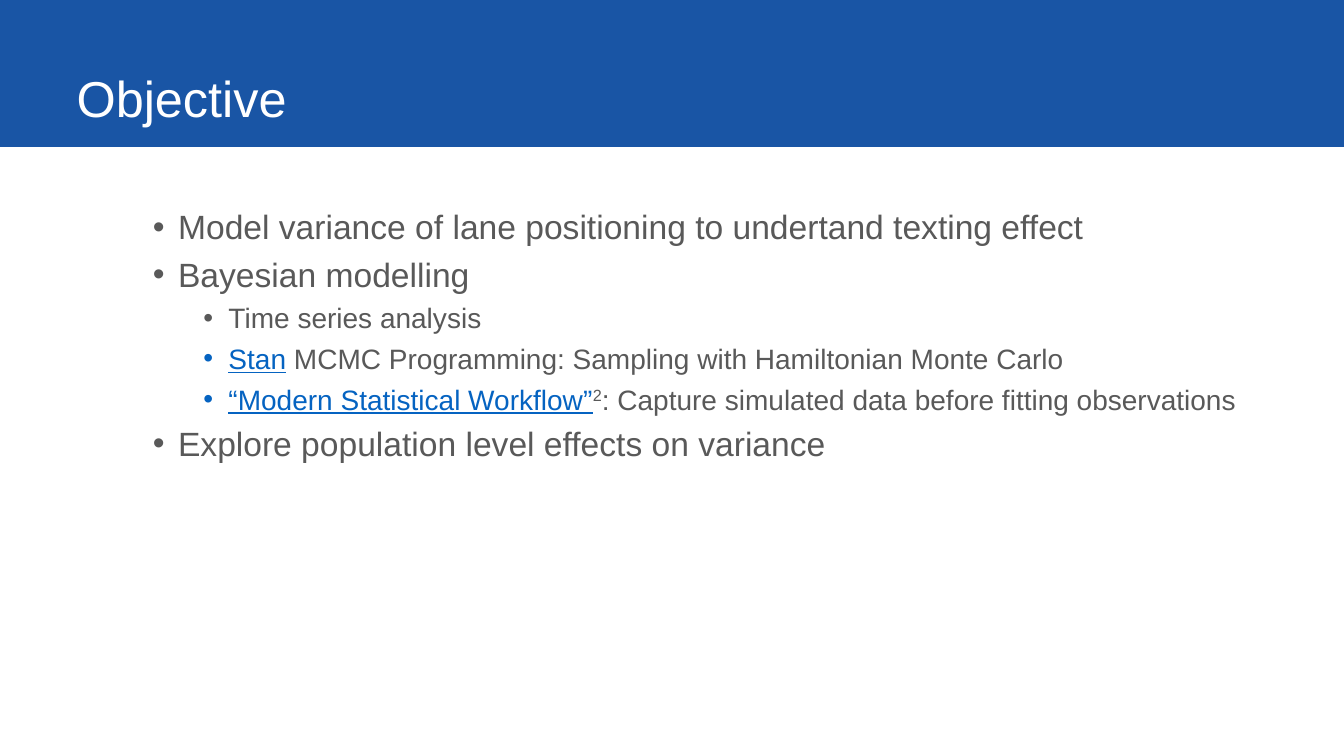
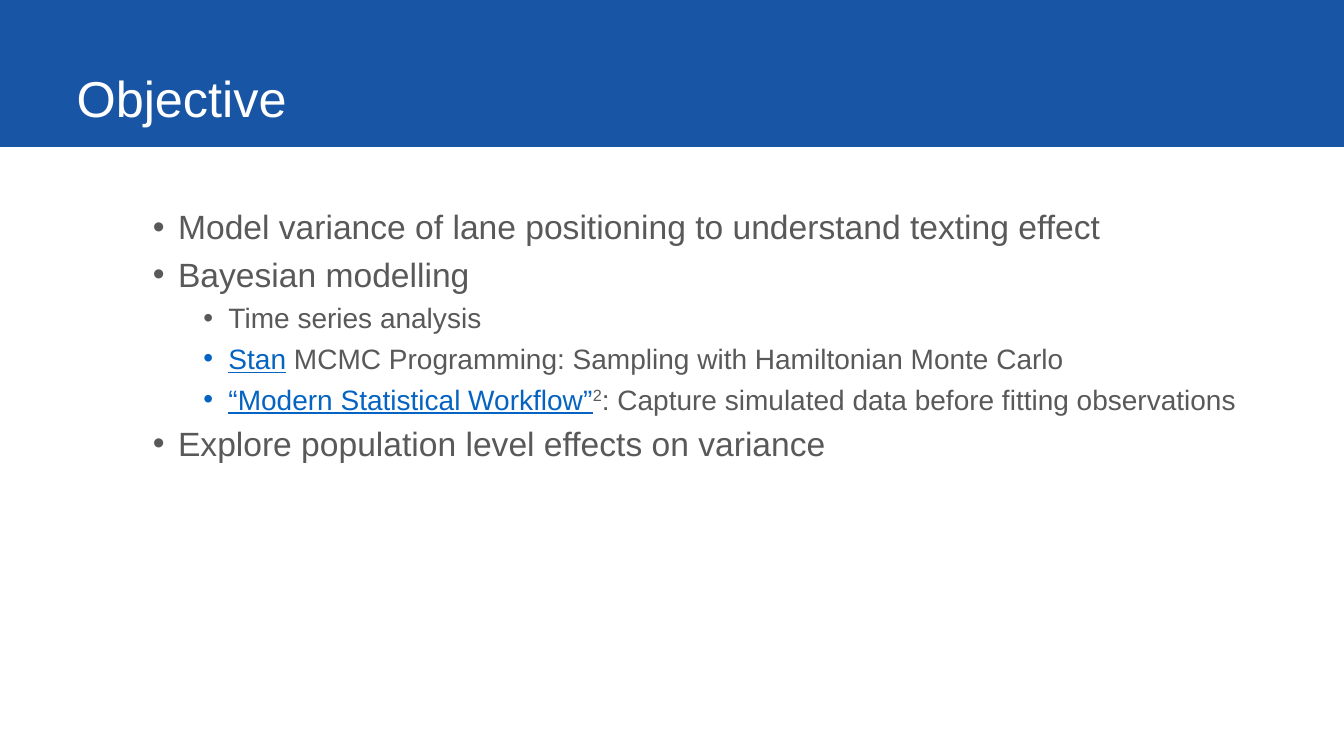
Before and after one commit to ybryan/stat685_distracted_driving, a slide deck: slide 3 of src/presentation/final_presentation.pptx. Drawn at 1344x756 pixels with LibreOffice and Linux fonts; fonts in the diff are those of the drawing. Boxes give left, top, right and bottom in pixels: in the first picture for what was removed or moved away, otherwise in the second. Text is boxed around its words. In the diff, an @@ line names an element or a change of style, - is before the commit and + after.

Commit message:
powerpoint draft

```diff
--- a/src/presentation/final_presentation.pptx
+++ b/src/presentation/final_presentation.pptx
@@ text at (x1=178, y1=214, x2=1100, y2=246): text changed @@
-  • Model variance of lane positioning to undertand texting effect
+  • Model variance of lane positioning to understand texting effect
```
Also in this commit, not shown: 1 other file.
